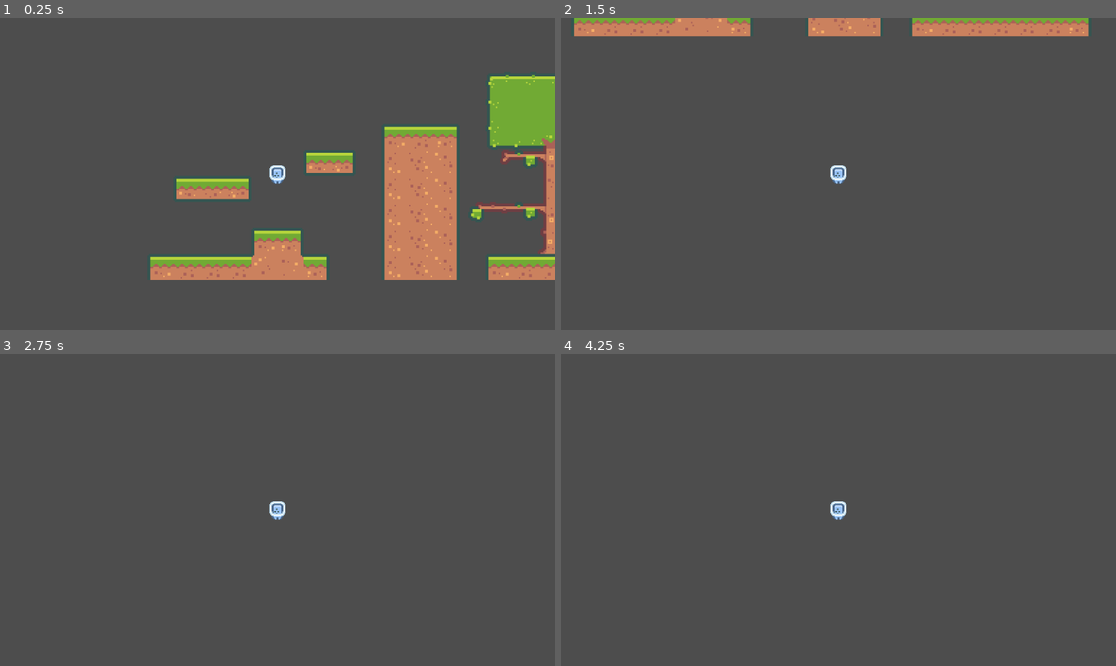
Above: before the commit, frames 1-4 (two rows, left to right).
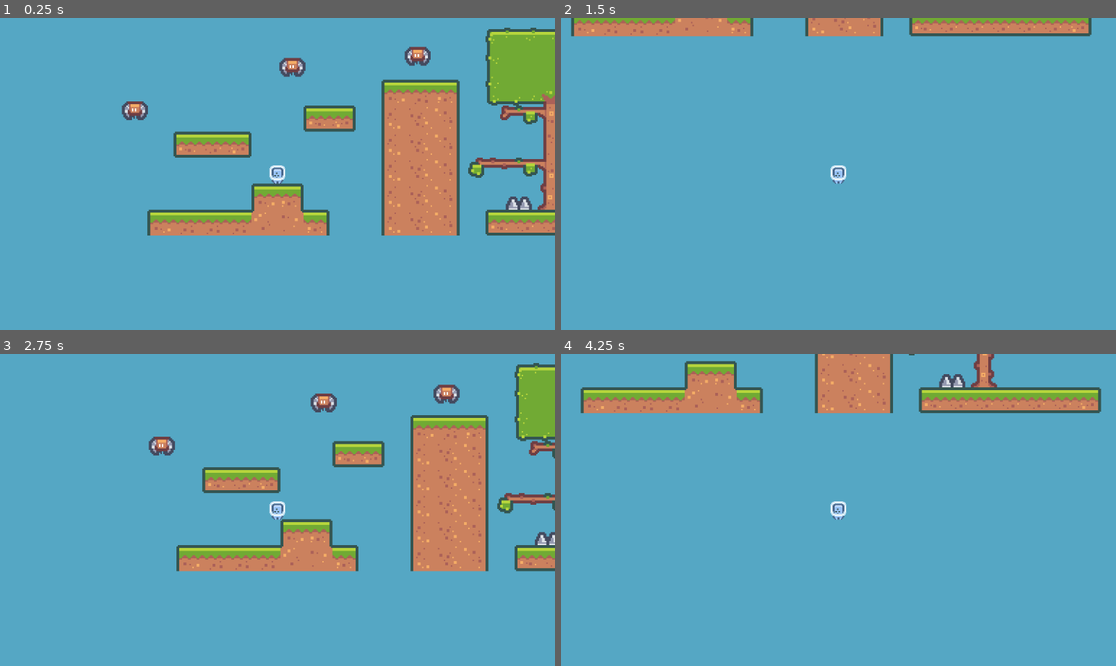
Above: after the commit, the same moments.

Repository: MikeOfEarth/MicroPlatformer
Game: Godot game, scene res://Scenes/main.tscn
The game is run twice, just before and just after one commit, with the same random seed, the same clock (stepped at 60 frames per second) and the same inputs.
Inputs:
- Up to frame 1 (0.25 s): no input
- Up to frame 2 (1.5 s): hold Right from 0.53 s (still down); tap Space at 0.77 s
- Up to frame 3 (2.75 s): tap Space at 1.52 s; release Right at 2.03 s; hold Left from 2.03 s (still down)
- Up to frame 4 (4.25 s): release Left at 2.78 s; hold Right from 2.78 s (still down); tap Space at 3.02, 3.77 s

The runs differ from the first frame. In frame 1, 94% of the frame differs, in the area x 0-100%, y 0-100%; in frame 2, 96%; in frame 3, 99%; in frame 4, 100%.

Commit message:
enemies and spikes

Diff:
--- /dev/null
+++ b/Scenes/enemy.tscn
@@ -0,0 +1,39 @@
+[gd_scene load_steps=7 format=3 uid="uid://cwnj273srcig4"]
+
+[ext_resource type="Script" path="res://Scripts/enemy.gd" id="1_2ypgo"]
+[ext_resource type="Texture2D" uid="uid://cmuj56kflday4" path="res://Sprites/Characters/character_0025.png" id="1_emrhk"]
+[ext_resource type="Texture2D" uid="uid://dpfw6ck4mow1p" path="res://Sprites/Characters/character_0024.png" id="2_sfiig"]
+[ext_resource type="Texture2D" uid="uid://b7v77tpl04fsy" path="res://Sprites/Characters/character_0026.png" id="3_p10eq"]
+
+[sub_resource type="SpriteFrames" id="SpriteFrames_ahj64"]
+animations = [{
+"frames": [{
+"duration": 1.0,
+"texture": ExtResource("1_emrhk")
+}, {
+"duration": 1.0,
+"texture": ExtResource("2_sfiig")
+}, {
+"duration": 1.0,
+"texture": ExtResource("3_p10eq")
+}],
+"loop": true,
+"name": &"fly",
+"speed": 7.0
+}]
+
+[sub_resource type="CircleShape2D" id="CircleShape2D_shc3n"]
+radius = 7.07107
+
+[node name="Enemy" type="Area2D"]
+script = ExtResource("1_2ypgo")
+
+[node name="AnimatedSprite2D" type="AnimatedSprite2D" parent="."]
+sprite_frames = SubResource("SpriteFrames_ahj64")
+animation = &"fly"
+autoplay = "fly"
+frame_progress = 0.841154
+
+[node name="CollisionShape2D" type="CollisionShape2D" parent="."]
+position = Vector2(0, 1)
+shape = SubResource("CircleShape2D_shc3n")
--- a/Scenes/main.tscn
+++ b/Scenes/main.tscn
@@ -1,13 +1,33 @@
-[gd_scene load_steps=3 format=3 uid="uid://lmrks0qboily"]
+[gd_scene load_steps=5 format=3 uid="uid://lmrks0qboily"]
 
 [ext_resource type="TileSet" uid="uid://dd5vgba8m3q7g" path="res://tile_set.tres" id="1_0c3ia"]
 [ext_resource type="PackedScene" uid="uid://ha2yqecb138k" path="res://Scenes/player.tscn" id="2_k2gwc"]
+[ext_resource type="PackedScene" uid="uid://cwnj273srcig4" path="res://Scenes/enemy.tscn" id="3_ntghd"]
+[ext_resource type="PackedScene" uid="uid://cdx8jcgaebebh" path="res://Scenes/spikes.tscn" id="4_u7ojo"]
 
 [node name="Main" type="Node2D"]
 
 [node name="TileMap" type="TileMap" parent="."]
 tile_set = ExtResource("1_0c3ia")
 format = 2
-layer_0/tile_data = PackedInt32Array(-65532, 65536, 1, -6553 …(854 unchanged characters)…  4, 196618, 1114112, 6, 262153, 131072, 1, 262154, 131072, 1, 262155, 131072, 1, 262156, 131072, 1, 262157, 131072, 1, 262158, 196608, 1, 262152, 65536, 1, 327675, 65536, 1, 327676, 131072, 1, 327677, 131072, 1, 327678, 131072, 1, 262143, 65536, 1, 327679, 327680, 1, 196608, 196608, 1, 262144, 262144, 1, 262145, 196608, 1, 1, 65536, 0, 2, 196608, 0, 131068, 65536, 0, 131069, 131072, 0, 131070, 196608, 0)
+layer_0/tile_data = PackedInt32Array(-65532, 65536, 1, -6553 …(854 unchanged characters)…  4, 196618, 1114112, 6, 262153, 131072, 0, 262154, 131072, 0, 262155, 131072, 0, 262156, 131072, 0, 262157, 131072, 0, 262158, 196608, 0, 262152, 65536, 0, 327675, 65536, 1, 327676, 131072, 1, 327677, 131072, 1, 327678, 131072, 1, 327679, 327680, 1, 262144, 262144, 1, 262145, 196608, 1, 1, 65536, 0, 2, 196608, 0, 131068, 65536, 0, 131069, 131072, 0, 131070, 196608, 0, 262143, 65536, 1, 196608, 196608, 1)
 
-[node name="Player" parent="." instance=ExtResource("2_k2gwc")]
+[node name="Player" parent="." groups=["player"] instance=ExtResource("2_k2gwc")]
+position = Vector2(0, 46)
+
+[node name="Enemy" parent="." instance=ExtResource("3_ntghd")]
+position = Vector2(18, -28)
+moveDir = Vector2(-50, 0)
+
+[node name="Enemy2" parent="." instance=ExtResource("3_ntghd")]
+position = Vector2(97, -28)
+moveDir = Vector2(0, -50)
+
+[node name="Enemy3" parent="." instance=ExtResource("3_ntghd")]
+position = Vector2(-106, 2)
+moveDir = Vector2(100, 0)
+
+[node name="Spikes" parent="." instance=ExtResource("4_u7ojo")]
+position = Vector2(167, 63)
+
+[connection signal="body_entered" from="Enemy" to="Enemy" method="_on_body_entered"]
--- /dev/null
+++ b/Scenes/spikes.tscn
@@ -0,0 +1,19 @@
+[gd_scene load_steps=4 format=3 uid="uid://cdx8jcgaebebh"]
+
+[ext_resource type="Texture2D" uid="uid://bj4phc7ceh37p" path="res://Sprites/Objects/tile_0068.png" id="1_1k6gt"]
+[ext_resource type="Script" path="res://spikes.gd" id="1_vw2ye"]
+
+[sub_resource type="RectangleShape2D" id="RectangleShape2D_ylbnn"]
+size = Vector2(18, 9)
+
+[node name="Spikes" type="Area2D"]
+script = ExtResource("1_vw2ye")
+
+[node name="CollisionShape2D" type="CollisionShape2D" parent="."]
+position = Vector2(0, 4.5)
+shape = SubResource("RectangleShape2D_ylbnn")
+
+[node name="Sprite2D" type="Sprite2D" parent="."]
+texture = ExtResource("1_1k6gt")
+
+[connection signal="body_entered" from="." to="." method="_on_body_entered"]
--- a/Scripts/Player.gd
+++ b/Scripts/Player.gd
@@ -4,6 +4,7 @@
 var moveSpeed : float = 100.0
 var jumpForce : float = 200.0
 var gravity : float = 500.0
+
 
 func _physics_process(delta):
 	if not is_on_floor():
@@ -19,3 +20,8 @@
 		velocity.y = -jumpForce
 
 	move_and_slide()
+
+	if global_position.y > 200:
+		game_over()
+func game_over():
+	get_tree().reload_current_scene()
--- /dev/null
+++ b/Scripts/enemy.gd
@@ -0,0 +1,27 @@
+extends Area2D
+
+@export var moveSpeed : float = 30.0
+@export var moveDir : Vector2
+# Called when the node enters the scene tree for the first time.
+var startPos : Vector2
+var endPos : Vector2
+
+func _ready():
+	startPos = global_position
+	endPos = startPos+moveDir
+
+
+# Called every frame. 'delta' is the elapsed time since the previous frame.
+func _process(delta):
+	global_position = global_position.move_toward(endPos, moveSpeed*delta)
+
+	if global_position==endPos:
+		if global_position==startPos:
+			endPos = startPos+moveDir
+		else:
+			endPos = startPos
+
+
+func _on_body_entered(body):
+	if body.is_in_group("player"):
+		body.game_over()
--- a/project.godot
+++ b/project.godot
@@ -19,3 +19,4 @@
 
 textures/canvas_textures/default_texture_filter=0
 renderer/rendering_method="mobile"
+environment/defaults/default_clear_color=Color(0.334393, 0.653144, 0.769949, 1)
--- /dev/null
+++ b/spikes.gd
@@ -0,0 +1,11 @@
+extends Area2D
+
+
+# Called when the node enters the scene tree for the first time.
+func _ready():
+	pass # Replace with function body.
+
+
+func _on_body_entered(body):
+	if body.is_in_group("player"):
+		body.game_over()
